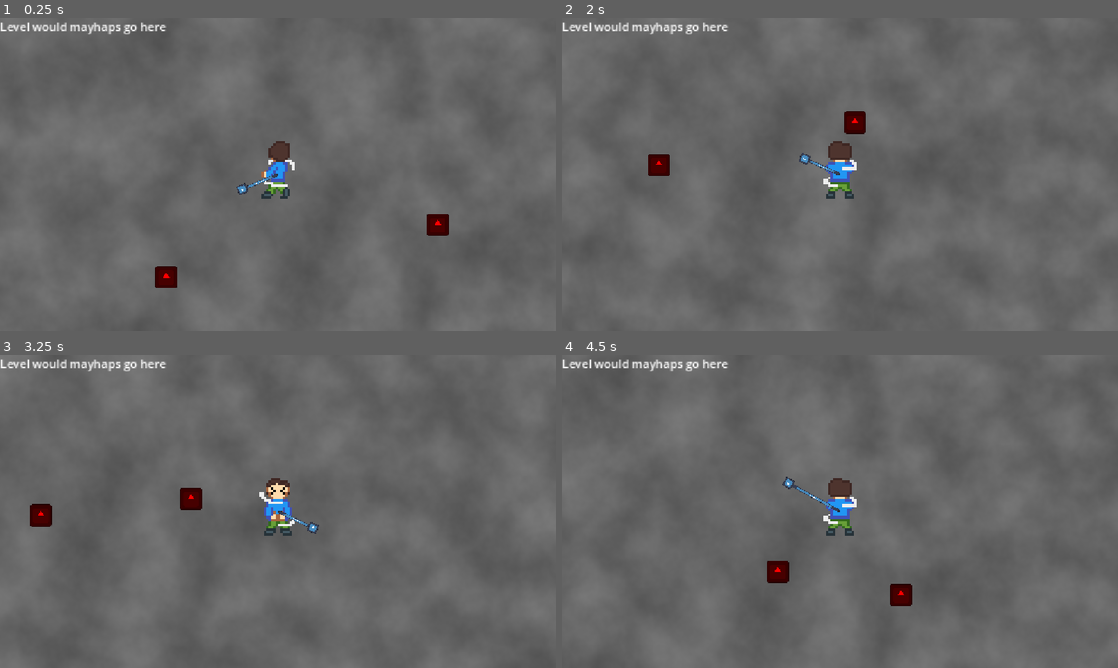
Above: before the commit, frames 1-4 (two rows, left to right).
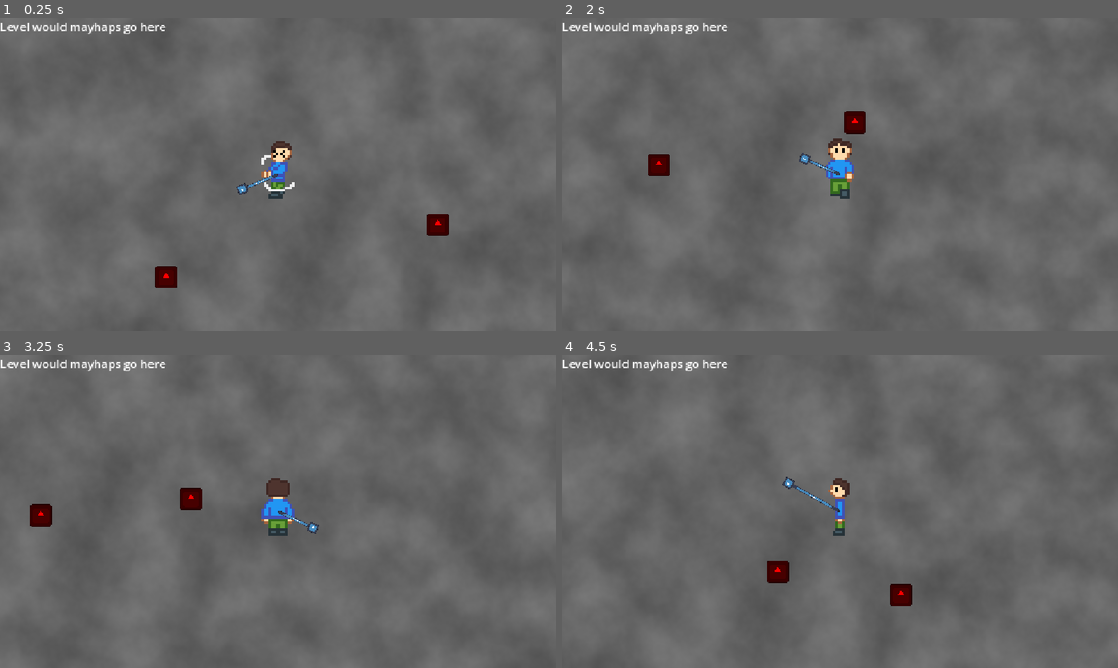
Above: after the commit, the same moments.

Repository: butteredsaltedtoast/super-miku-ball
Game: Godot game, scene res://levels/main_arena.tscn
The game is run twice, just before and just after one commit, with the same random seed, the same clock (stepped at 60 frames per second) and the same inputs. The engine's default icon, where the game draws it, is replaced by a stand-in: a white triangle on a blue panel in a dark square.
Inputs:
- Up to frame 1 (0.25 s): no input
- Up to frame 2 (2 s): hold Right (arrow_right) 0.53-1.28 s; hold Z (primary) 0.53-1.28 s; hold Down (arrow_down) from 1.28 s (still down); tap Z (primary) at 1.35 s
- Up to frame 3 (3.25 s): release Down (arrow_down) at 2.03 s; hold Right (arrow_right) 2.03-2.78 s; hold Z (primary) 2.03-2.78 s; hold Up (arrow_up) from 2.78 s (still down); tap Z (primary) at 2.85 s
- Up to frame 4 (4.5 s): release Up (arrow_up) at 3.53 s; hold Z (primary) 3.53-4.28 s; hold Left (arrow_left) from 3.53 s (still down); tap Z (primary) at 4.35 s

The runs differ from the first frame. In frame 1, 0.7% of the frame differs, in the area x 0-80%, y 1-84%; in frame 2, 0.8%; in frame 3, 0.7%; in frame 4, 0.8%, in the area x 0-62%, y 1-76%.

Commit message:
add walk and death anims plus synced spin frame to yoyo angle correctly

Diff:
--- a/player/player.gd
+++ b/player/player.gd
@@ -26,9 +26,22 @@
 	$YoyoPivot.rotation += (yoyo_speed - 10 * min(extension_time,6.0)) * delta * PI/ 40
 	$YoyoPivot.rotation = wrapf($YoyoPivot.rotation, 0, TAU)
 	spinSpeed = (yoyo_speed - 10 * min(extension_time,6.0))/yoyo_speed
-	anim_sprite.speed_scale = spinSpeed
-	if ($YoyoPivot.rotation > deg_to_rad(44) and $YoyoPivot.rotation < deg_to_rad(46)):
-		anim_sprite.set_frame_and_progress(7,0.5) #just in case there is floating point bullshittery
+	if direction != Vector2.ZERO:
+		anim_sprite.speed_scale = 1.0
+		if abs(direction.x) > abs(direction.y):
+			if direction.x > 0:
+				anim_sprite.play("walk_right")
+			else:
+				anim_sprite.play("walk_left")
+		else:
+			if direction.y > 0:
+				anim_sprite.play("walk_down")
+			else:
+				anim_sprite.play("walk_up")
+	else:
+		anim_sprite.play("default")
+		anim_sprite.pause()
+		anim_sprite.frame = (int($YoyoPivot.rotation / (TAU / 8)) + 6) % 8
 	if (is_extended and extension_time < 6.0):
 		extension_time += delta
 	elif (not is_extended and yoyo.position.x < 120.0):
--- a/player/player.tscn
+++ b/player/player.tscn
@@ -1,20 +1,64 @@
 [gd_scene format=3 uid="uid://1u0smn0lybkw"]
 
 [ext_resource type="Script" uid="uid://b86xjhgib6tnk" path="res://player/player.gd" id="1_rkbax"]
+[ext_resource type="Texture2D" uid="uid://b1jkk5lu1wtw5" path="res://Sprites/PlayerSprites/Death1.png" id="2_1s1yo"]
 [ext_resource type="Texture2D" uid="uid://becm386dk2qn5" path="res://Sprites/PlayerSprites/Spin1.png" id="2_2ieo8"]
 [ext_resource type="Texture2D" uid="uid://b5qyvup0m8xdj" path="res://icon.svg" id="2_g1dw6"]
+[ext_resource type="Texture2D" uid="uid://dj5ao2nrugydb" path="res://Sprites/PlayerSprites/Death2.png" id="3_5ejfk"]
 [ext_resource type="Texture2D" uid="uid://wal7q4o3gg8p" path="res://Sprites/PlayerSprites/Spin2.png" id="3_ebec5"]
 [ext_resource type="PackedScene" uid="uid://btmp35koj5qr4" path="res://player/yoyo.tscn" id="3_g1dw6"]
+[ext_resource type="Texture2D" uid="uid://0khldnxlty47" path="res://Sprites/PlayerSprites/Death3.png" id="4_jd2rm"]
 [ext_resource type="Texture2D" uid="uid://26frdoqt4qup" path="res://Sprites/PlayerSprites/Spin3.png" id="4_yllr7"]
 [ext_resource type="Texture2D" uid="uid://2m4ghiy50brw" path="res://Sprites/PlayerSprites/Spin4.png" id="5_kb6p2"]
+[ext_resource type="Texture2D" uid="uid://d3bd8u0isg7qh" path="res://Sprites/PlayerSprites/Death4.png" id="5_q28gw"]
+[ext_resource type="Texture2D" uid="uid://wvpoyp702j3k" path="res://Sprites/PlayerSprites/Death5.png" id="6_ge24q"]
 [ext_resource type="Texture2D" uid="uid://biysi5b0lmfqo" path="res://Sprites/PlayerSprites/Spin5.png" id="6_wodsf"]
 [ext_resource type="Texture2D" uid="uid://i7uaqxo1e3tv" path="res://Sprites/PlayerSprites/Spin6.png" id="7_32hag"]
+[ext_resource type="Texture2D" uid="uid://cjpw5h4an5c10" path="res://Sprites/PlayerSprites/WalkRight4.png" id="7_pnw6m"]
 [ext_resource type="Texture2D" uid="uid://creibhfwft801" path="res://Sprites/PlayerSprites/Spin7.png" id="8_tqiix"]
 [ext_resource type="Texture2D" uid="uid://caafqgblixaie" path="res://Sprites/PlayerSprites/Spin8.png" id="9_e7oew"]
+[ext_resource type="Texture2D" uid="uid://cx2wkty7pqfr" path="res://Sprites/PlayerSprites/WalkDown1.png" id="16_1so5t"]
+[ext_resource type="Texture2D" uid="uid://d26r1phu7m5qb" path="res://Sprites/PlayerSprites/WalkDown2.png" id="17_55jnj"]
+[ext_resource type="Texture2D" uid="uid://co4v15j62es52" path="res://Sprites/PlayerSprites/WalkDown3.png" id="18_dx5ib"]
+[ext_resource type="Texture2D" uid="uid://dsa2c0i1o1fdl" path="res://Sprites/PlayerSprites/WalkDown4.png" id="19_a2xo5"]
+[ext_resource type="Texture2D" uid="uid://c6l5syw2fxem7" path="res://Sprites/PlayerSprites/WalkLeft1.png" id="20_art4l"]
+[ext_resource type="Texture2D" uid="uid://dwf65xv71kix7" path="res://Sprites/PlayerSprites/WalkLeft2.png" id="21_fjxoa"]
+[ext_resource type="Texture2D" uid="uid://bvib7i2mgxjmc" path="res://Sprites/PlayerSprites/WalkLeft3.png" id="22_gswnw"]
+[ext_resource type="Texture2D" uid="uid://cl0davo1ag0jg" path="res://Sprites/PlayerSprites/WalkLeft4.png" id="23_xcnuv"]
+[ext_resource type="Texture2D" uid="uid://curiwrxlib0cj" path="res://Sprites/PlayerSprites/WalkRight1.png" id="24_j55il"]
+[ext_resource type="Texture2D" uid="uid://dqirhloxwyo88" path="res://Sprites/PlayerSprites/WalkRight2.png" id="25_hjies"]
+[ext_resource type="Texture2D" uid="uid://c78s63c1tcmrr" path="res://Sprites/PlayerSprites/WalkRight3.png" id="26_mmwog"]
+[ext_resource type="Texture2D" uid="uid://cj2hgtmssjikj" path="res://Sprites/PlayerSprites/WalkUp1.png" id="27_8pxes"]
+[ext_resource type="Texture2D" uid="uid://bj6py6k4o16dh" path="res://Sprites/PlayerSprites/WalkUp2.png" id="28_fmu53"]
+[ext_resource type="Texture2D" uid="uid://dysld6gt0sn0u" path="res://Sprites/PlayerSprites/WalkUp3.png" id="29_w7j2h"]
+[ext_resource type="Texture2D" uid="uid://36bc2p3jsxqe" path="res://Sprites/PlayerSprites/WalkUp4.png" id="30_n0b8q"]
 
 [sub_resource type="SpriteFrames" id="SpriteFrames_w4o6v"]
 animations = [{
 "frames": [{
+"duration": 1.0,
+"texture": ExtResource("2_1s1yo")
+}, {
+"duration": 1.0,
+"texture": ExtResource("3_5ejfk")
+}, {
+"duration": 1.0,
+"texture": ExtResource("4_jd2rm")
+}, {
+"duration": 1.0,
+"texture": ExtResource("5_q28gw")
+}, {
+"duration": 1.0,
+"texture": ExtResource("6_ge24q")
+}, {
+"duration": 1.0,
+"texture": ExtResource("7_pnw6m")
+}],
+"loop": 0,
+"name": &"death",
+"speed": 5.0
+}, {
+"frames": [{
 "duration": 0.5,
 "texture": ExtResource("2_2ieo8")
 }, {
@@ -41,6 +85,74 @@
 }],
 "loop": 1,
 "name": &"default",
+"speed": 5.0
+}, {
+"frames": [{
+"duration": 1.0,
+"texture": ExtResource("16_1so5t")
+}, {
+"duration": 1.0,
+"texture": ExtResource("17_55jnj")
+}, {
+"duration": 1.0,
+"texture": ExtResource("18_dx5ib")
+}, {
+"duration": 1.0,
+"texture": ExtResource("19_a2xo5")
+}],
+"loop": 1,
+"name": &"walk_down",
+"speed": 5.0
+}, {
+"frames": [{
+"duration": 1.0,
+"texture": ExtResource("20_art4l")
+}, {
+"duration": 1.0,
+"texture": ExtResource("21_fjxoa")
+}, {
+"duration": 1.0,
+"texture": ExtResource("22_gswnw")
+}, {
+"duration": 1.0,
+"texture": ExtResource("23_xcnuv")
+}],
+"loop": 1,
+"name": &"walk_left",
+"speed": 5.0
+}, {
+"frames": [{
+"duration": 1.0,
+"texture": ExtResource("24_j55il")
+}, {
+"duration": 1.0,
+"texture": ExtResource("25_hjies")
+}, {
+"duration": 1.0,
+"texture": ExtResource("26_mmwog")
+}, {
+"duration": 1.0,
+"texture": ExtResource("7_pnw6m")
+}],
+"loop": 1,
+"name": &"walk_right",
+"speed": 5.0
+}, {
+"frames": [{
+"duration": 1.0,
+"texture": ExtResource("27_8pxes")
+}, {
+"duration": 1.0,
+"texture": ExtResource("28_fmu53")
+}, {
+"duration": 1.0,
+"texture": ExtResource("29_w7j2h")
+}, {
+"duration": 1.0,
+"texture": ExtResource("30_n0b8q")
+}],
+"loop": 1,
+"name": &"walk_up",
 "speed": 5.0
 }]
 
@@ -58,7 +170,9 @@
 position = Vector2(0, -15)
 scale = Vector2(5, 5)
 sprite_frames = SubResource("SpriteFrames_w4o6v")
-frame_progress = 0.7952058
+animation = &"death"
+frame = 5
+frame_progress = 1.0
 
 [node name="Sprite2D" type="Sprite2D" parent="." unique_id=231834534]
 visible = false
--- a/project.godot
+++ b/project.godot
@@ -67,6 +67,7 @@
 
 [rendering]
 
+textures/canvas_textures/default_texture_filter=0
 rendering_device/driver.windows="d3d12"
 renderer/rendering_method="gl_compatibility"
 renderer/rendering_method.mobile="gl_compatibility"
Binary file added: Sprites/EnemySprites/Clown1.png
Not shown, added: Sprites/EnemySprites/Clown1.png.import
Binary file added: Sprites/EnemySprites/Clown2.png
Not shown, added: Sprites/EnemySprites/Clown2.png.import
Binary file added: Sprites/EnemySprites/Clown3.png
Not shown, added: Sprites/EnemySprites/Clown3.png.import
Binary file added: Sprites/EnemySprites/Clown4.png
Not shown, added: Sprites/EnemySprites/Clown4.png.import
Binary file added: Sprites/EnemySprites/Nutcracker1.png
Not shown, added: Sprites/EnemySprites/Nutcracker1.png.import
Binary file added: Sprites/EnemySprites/Nutcracker2.png
Not shown, added: Sprites/EnemySprites/Nutcracker2.png.import
(and 84 more such lines)
